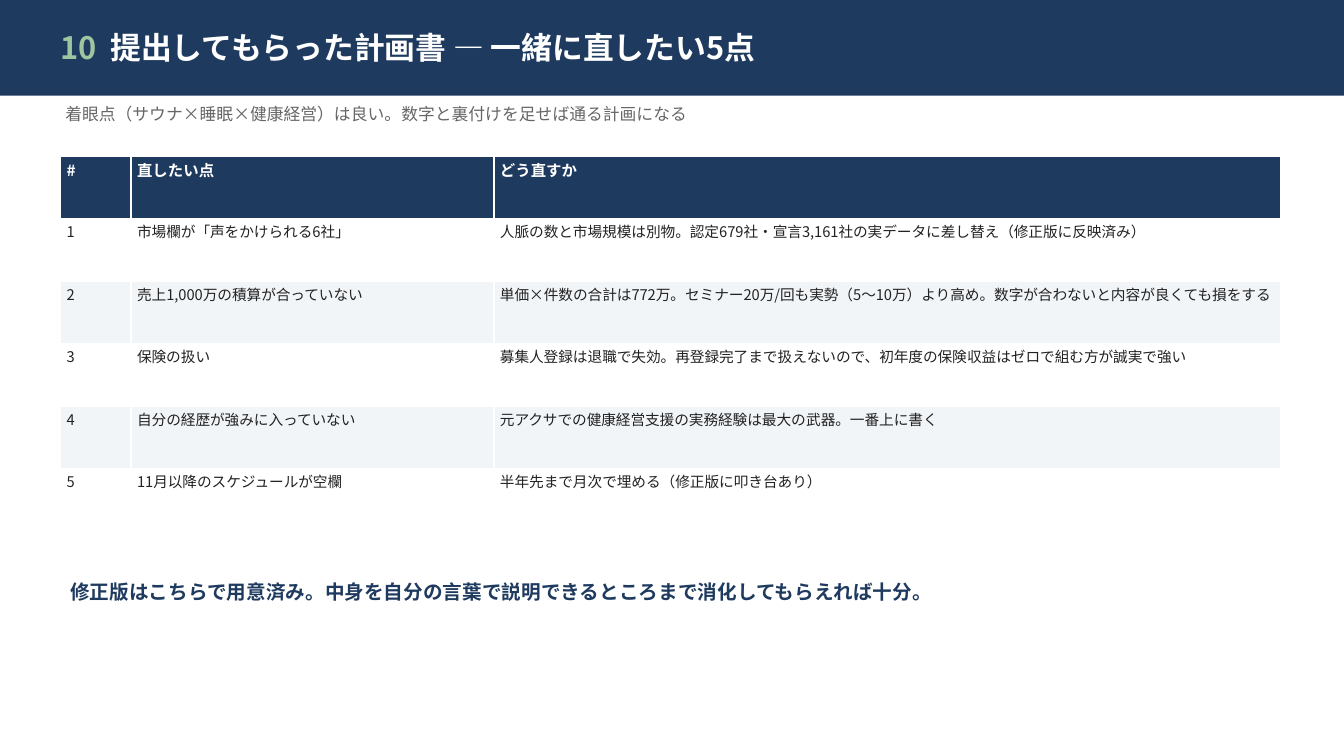
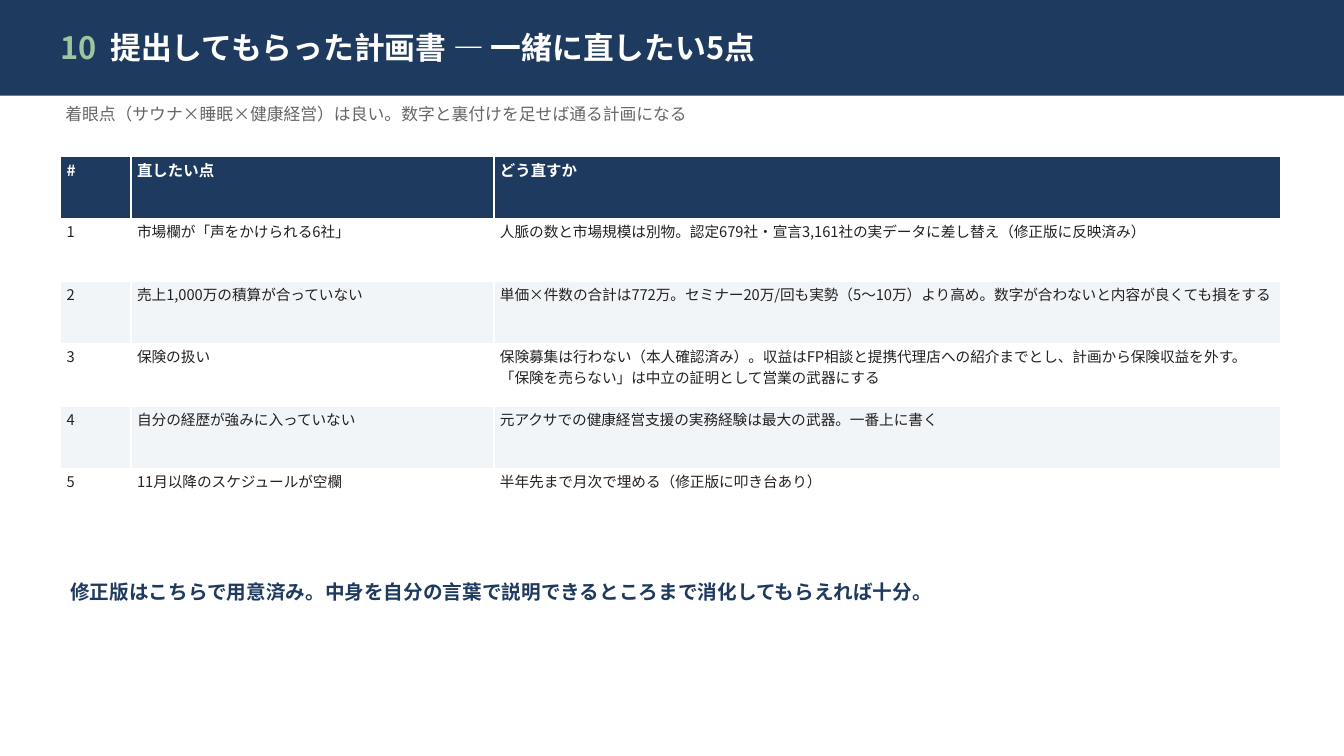
Before and after one commit to hiroaki-hab/test-repo-my-first-codex-smart-support-dev, a slide deck: slide 11 of wellness-business-plan/slides/ウェルネス事業_会社計画案_小林さん検討用.pptx. Drawn at 1344x756 pixels with LibreOffice and Linux fonts; fonts in the diff are those of the drawing. Boxes give left, top, right and bottom in pixels: in the first picture for what was removed or moved away, otherwise in the second. Text is boxed around its words. In the diff, an @@ line names an element or a change of style, - is before the commit and + after.

```diff
--- a/wellness-business-plan/slides/ウェルネス事業_会社計画案_小林さん検討用.pptx
+++ b/wellness-business-plan/slides/ウェルネス事業_会社計画案_小林さん検討用.pptx
@@ table at (60, 156, 1280, 531) @@
-row 4, column 3: 募集人登録は退職で失効。再登録完了まで扱えないので、初年度の保険収益はゼロで組む方が誠実で強い
+row 4, column 3: 保険募集は行わない（本人確認済み）。収益はFP相談と提携代理店への紹介までとし、計画から保険収益を外す。「保険を売らない」は中立の証明として営業の武器にする
```
Also in this commit, not shown: 4 other slides changed, 1 other file.
